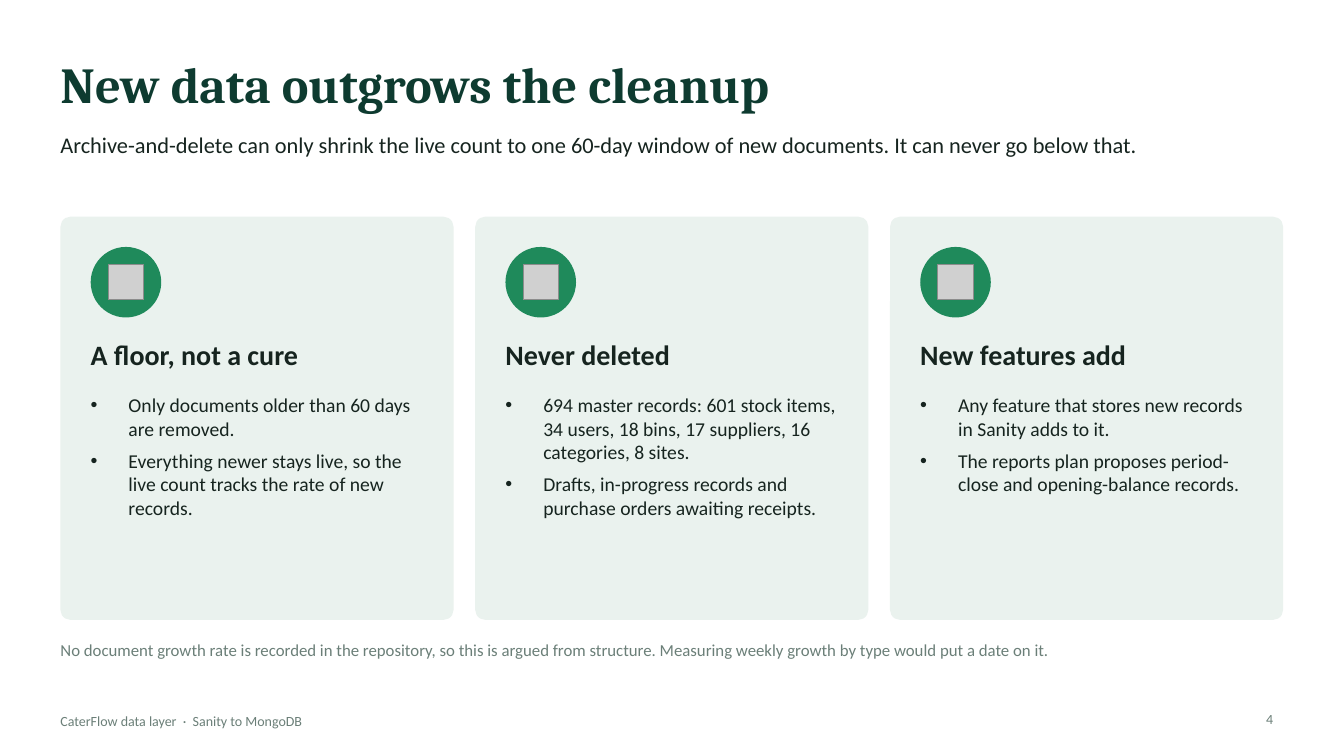
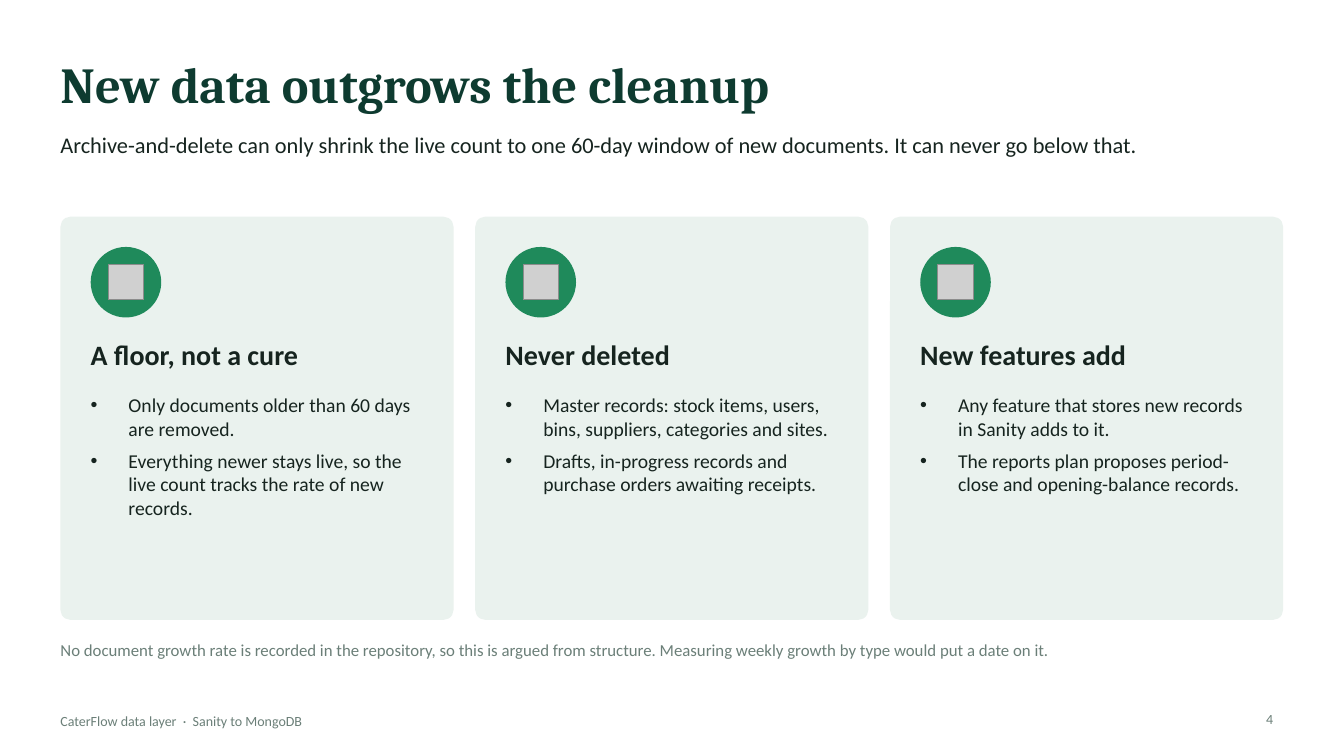
Before and after one commit to caterflowadmin/caterflow, a slide deck: slide 4 of quotes/2026-09-15-sanity-to-mongodb-migration/CaterFlow-MongoDB-Migration-Deck.pptx. Drawn at 1344x756 pixels with LibreOffice and Linux fonts; fonts in the diff are those of the drawing; grey boxes stand for pictures. Boxes give left, top, right and bottom in pixels: in the first picture for what was removed or moved away, otherwise in the second. Text is boxed around its words. In the diff, an @@ line names an element or a change of style, - is before the commit and + after.

```diff
--- a/quotes/2026-09-15-sanity-to-mongodb-migration/CaterFlow-MongoDB-Migration-Deck.pptx
+++ b/quotes/2026-09-15-sanity-to-mongodb-migration/CaterFlow-MongoDB-Migration-Deck.pptx
@@ text at bbox=[543, 398, 828, 440]: text changed @@
-• 694 master records: 601 stock items, 34 users, 18 bins, 17 suppliers, 16 categories, 8 sites.
+• Master records: stock items, users, bins, suppliers, categories and sites.
```
Also in this commit, not shown: 5 other slides changed, 1 other file.
